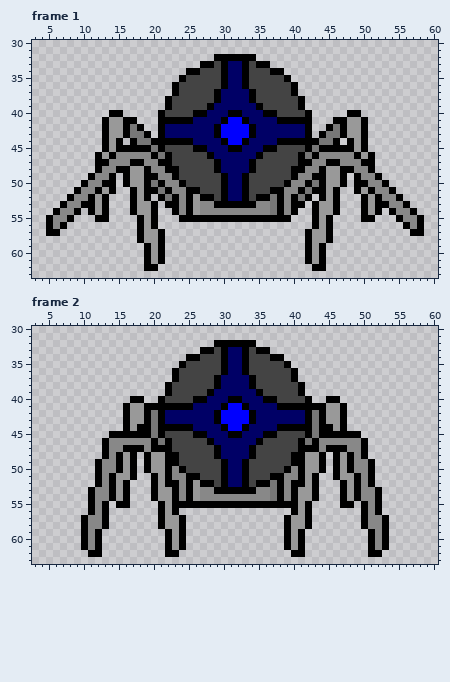
One commit to this pixel-art file: images/enemy/sentry/small_defend.ase. This is how it looked before the edit.
64x64 pixels, 9 frames. Shown: frame 1: x 3..60, y 30..63; frame 2: x 3..60, y 30..63. The commit also changed other frames, which this record leaves out.
The result:
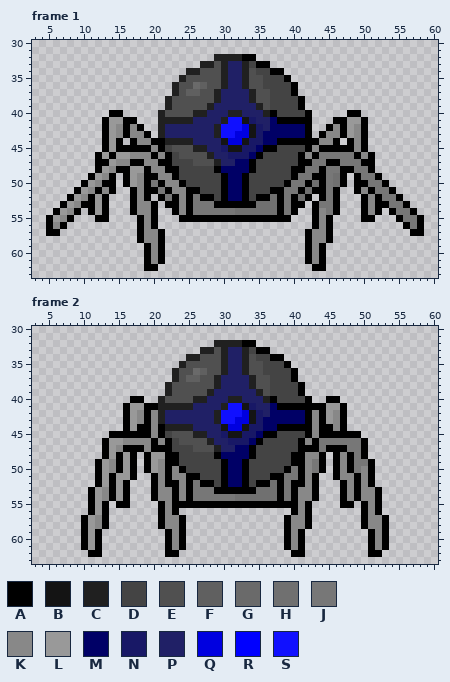
Palette (. is transparent): A #000000  B #141414  C #202020  D #444444  E #505050  F #606060  G #6a6a6a  H #707070  J #777777  K #888888  L #999999  M #000066  N #181866  P #202066  Q #0000e0  R #0000ff  S #1010ff
The edit:
Changed rows in their new state; - is an unchanged pixel.
Frame 1:
first column x 6:
32 -----------------------CCCC-------------------------
33 ---------------------CCECPPC------------------------
34 -------------------CCEEECPPCE-----------------------
35 ------------------CEEEEECPPCEE----------------------
36 -----------------CEEGFEECPPCEE----------------------
37 -----------------CEFFEECPPPPCEE---------------------
38 ----------------CEEEEEECPPPPCEE---------------------
39 ----------------CEEEEECPPPPPPCE---------------------
40 ---------------CEEEECCPPPCCPPPC---------------------
41 ---------------CCCCCPPPPCSSBNPP---------------------
42 ---------K-K---CPPPPPPPCSSSQBNP---------K--K--------
43 ---------K-KK--CPPPPPPPCSSQQBN---------KK--K--------
44 ------------KK--CCCCPPPPBQQBNN--------KK---K--------
45 --------------K--EEECCPPNBBNN--------K-----K--------
46 ---------LL----K--EEEECPPNNN--------K-JJJJJ-K-------
47 --------L-----------EEECPP-----------JJ--JJJ--------
48 -------L----------------------------JJ-JJ--JJ-------
49 ------L-----K----------------------JJ--JH---JJ------
50 -----L------K---------------------JJ-H-JH----JJ-----
51 ----L--K----K--------------------JJ-H--J----K-JJ----
52 ---L--------K-------J----------H-J-H---J-----K-JJ---
53 --L---------KK------JJJ------HHH-J----JJ-----K--JJ--
54 -L----------KK------JJJJJJHHHHHH-J----KJ-----K---JJ-
55 L------------K------------------------K-----------JJ
56 -------------K------------------------K------------J
57 -------------KK----------------------KK-------------
58 -------------KK----------------------KK-------------
59 --------------K----------------------K--------------
60 --------------K----------------------K--------------
61 --------------K----------------------K--------------
Frame 2:
first column x 11:
32 ------------------CCCC------------------
33 ----------------CCECPPC-----------------
34 --------------CCEEECPPCE----------------
35 -------------CEEEEECPPCEE---------------
36 ------------CEEGFEECPPCEE---------------
37 ------------CEFFEECPPPPCEE--------------
38 -----------CEEEEEECPPPPCEE--------------
39 -----------CEEEEECPPPPPPCE--------------
40 ----------CEEEECCPPPCCPPPC--------------
41 ----------CCCCCPPPPCSSBNPP--------------
42 -------K-KCPPPPPPPCSSSQBNP------K--K----
43 -------K-KCPPPPPPPCSSQQBN-------K--K----
44 ---------K-CCCCPPPPBQQBNN-------K--K----
45 ---------K--EEECCPPNBBNN--------K-------
46 ---LL-----K--EEEECPPNNN--------K-JJJJJJ-
47 ---L-----------EEECPP------------J---JJ-
48 ---L---------------------------KK---K-J-
49 --L-------K--------------------KJ---K-JJ
50 --L-------K------------------J-KJ---K-J-
51 --L-------K-----------------JJ-K----KK--
52 --L-------K----J----------H-J--K-----K--
53 -L--------KK---JJJ------HHH-J-KK-----K--
54 -L--------KK---JJJJJJHHHHHH-J-KK-----K--
55 -L---------K------------------K---------
56 -L---------K------------------K---------
57 L----------KK----------------KK---------
58 L----------KK----------------KK---------
59 L-----------K----------------K----------
60 L-----------K----------------K----------
61 L-----------K----------------K----------
